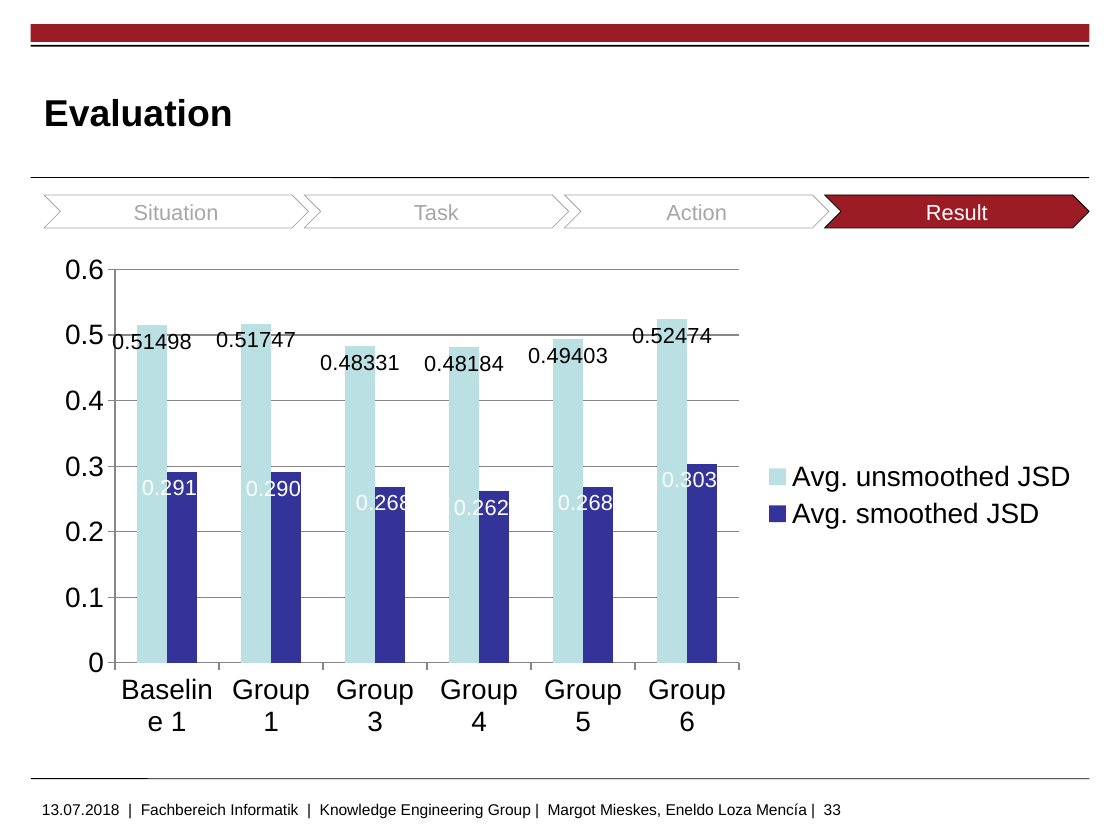
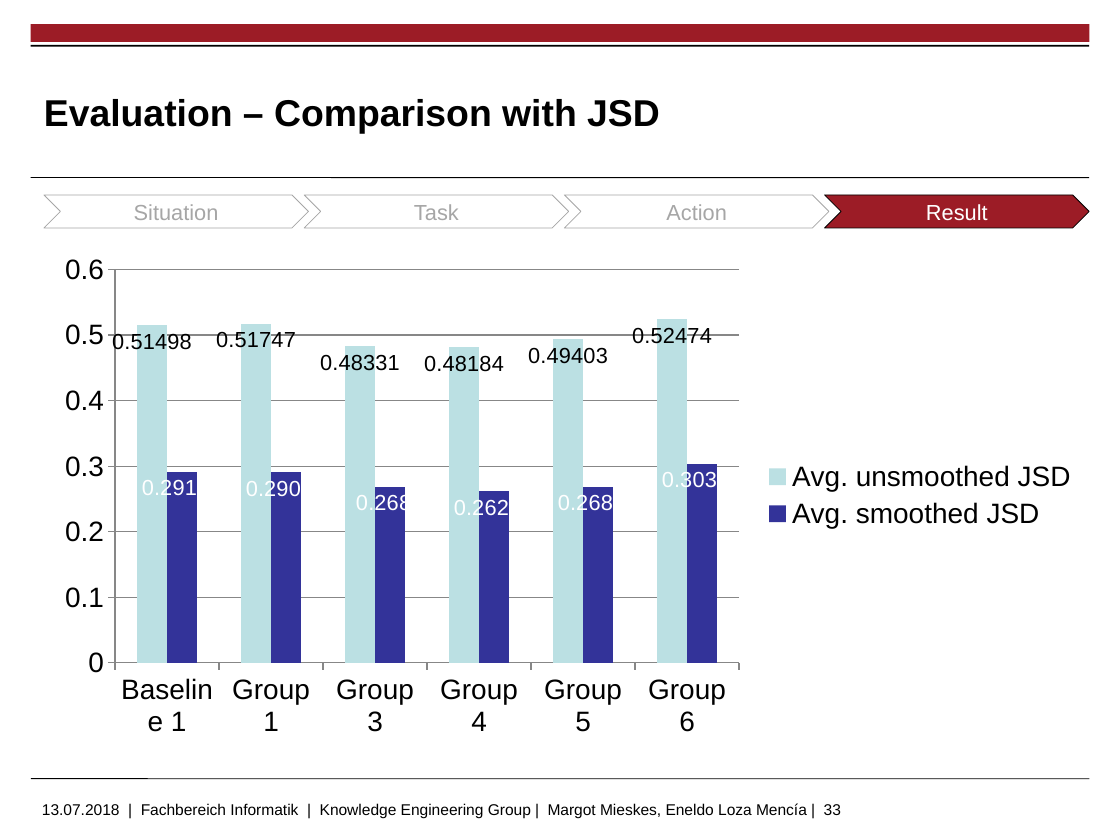
Before and after one commit to markushoehn/Auto_TextSum, a slide deck: slide 33 of presentation/20180713 Gruppe 5 - final.pptx. Drawn at 1120x840 pixels with LibreOffice and Linux fonts; fonts in the diff are those of the drawing; background and template pictures are left out. Boxes give left, top, right and bottom in pixels: in the first picture for what was removed or moved away, otherwise in the second. Text is boxed around its words. In the diff, an @@ line names an element or a change of style, - is before the commit and + after.

```diff
--- a/presentation/20180713 Gruppe 5 - final.pptx
+++ b/presentation/20180713 Gruppe 5 - final.pptx
@@ title at (x1=44, y1=99, x2=660, y2=133): text changed @@
-Evaluation
+Evaluation – Comparison with JSD
```
Also in this commit, not shown: 3 slides added.
